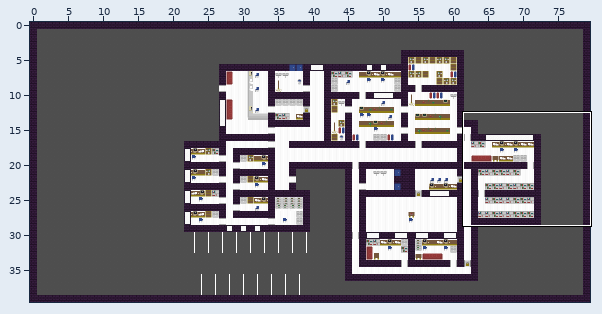
Two versions of a level (Tiled map, assets/map12.tmx). The first picture is a wide view before the edit; the outline marks the close-up.
Close-up. As it was:
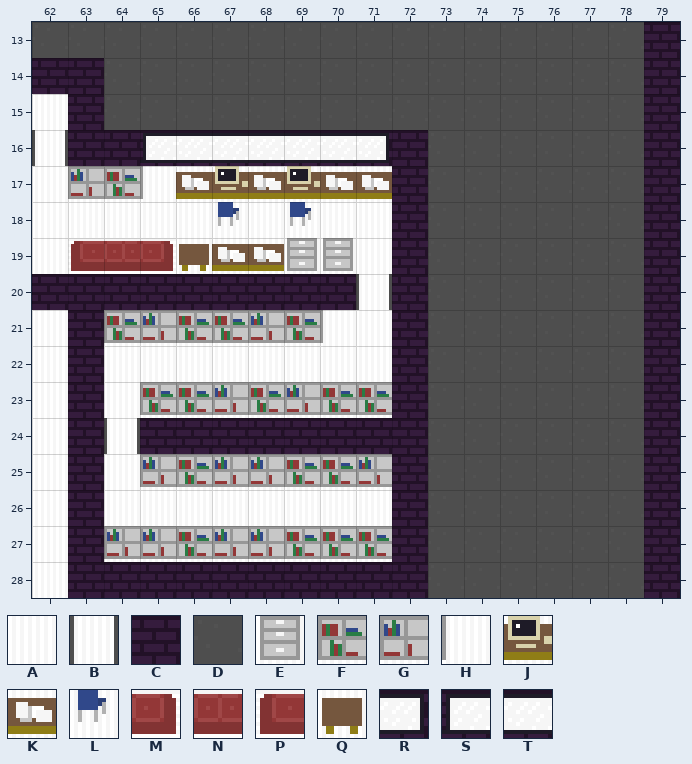
Cells are 12x12 px. Shown: x 62..79, y 13..28. The commit also changed other parts of the map, which this record leaves out. Tiles whose own drawing changed are shown in their newer look in all pictures.
Key: from "tileset12": A 0, B 6, C 7, D 8, E 10, F 11, G 12, H 13, J 15, K 16, L 17, M 33 turned 270, N 34 turned 270, P 35 turned 270, Q 37, R 42, S 43, T 44.
_ is an empty cell.
Layer "Tile Layer 1" before, first column x 62:
13 DDDDDDDDDDDDDDDDDC
14 CCDDDDDDDDDDDDDDDC
15 ACDDDDDDDDDDDDDDDC
16 BCCSTTTTTRCDDDDDDC
17 AGFHKJKJKKCDDDDDDC
18 AAAAALALAACDDDDDDC
19 APNMQKKEEACDDDDDDC
20 CCCCCCCCCBCDDDDDDC
21 ACFGFFGFHACDDDDDDC
22 ACAAAAAAAACDDDDDDC
23 ACAFFGFGFFCDDDDDDC
24 ACBCCCCCCCCDDDDDDC
25 ACAGFGGFFGCDDDDDDC
26 ACAAAAAAAACDDDDDDC
27 ACGGFGGFFFCDDDDDDC
28 ACCCCCCCCCCDDDDDDC
Once edited:
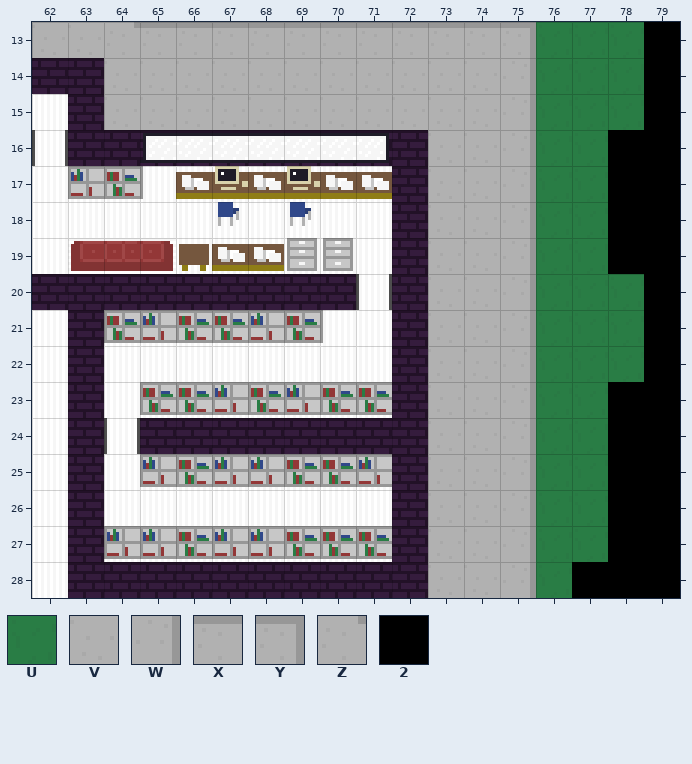
Further tiles: from "tileset12": U 56, V 57, W 58 turned 180, X 58 turned 90, Y 59 turned 90, Z 60 turned 90, 2 62.
From old to new:
Layer "Tile Layer 1":
y 13: x 62..79 DDDDDDDDDDDDDDDDDC -> VVZXXXXXXXXXXYUUU2
y 14..15: x 64..79 DDDDDDDDDDDDDDDC -> VVVVVVVVVVVWUUU2
y 16..19: x 73..79 DDDDDDC -> VVWUU22
y 20..22: x 73..79 DDDDDDC -> VVWUUU2
y 23..27: x 73..79 DDDDDDC -> VVWUU22
y 28: x 73..79 DDDDDDC -> VVWU222
